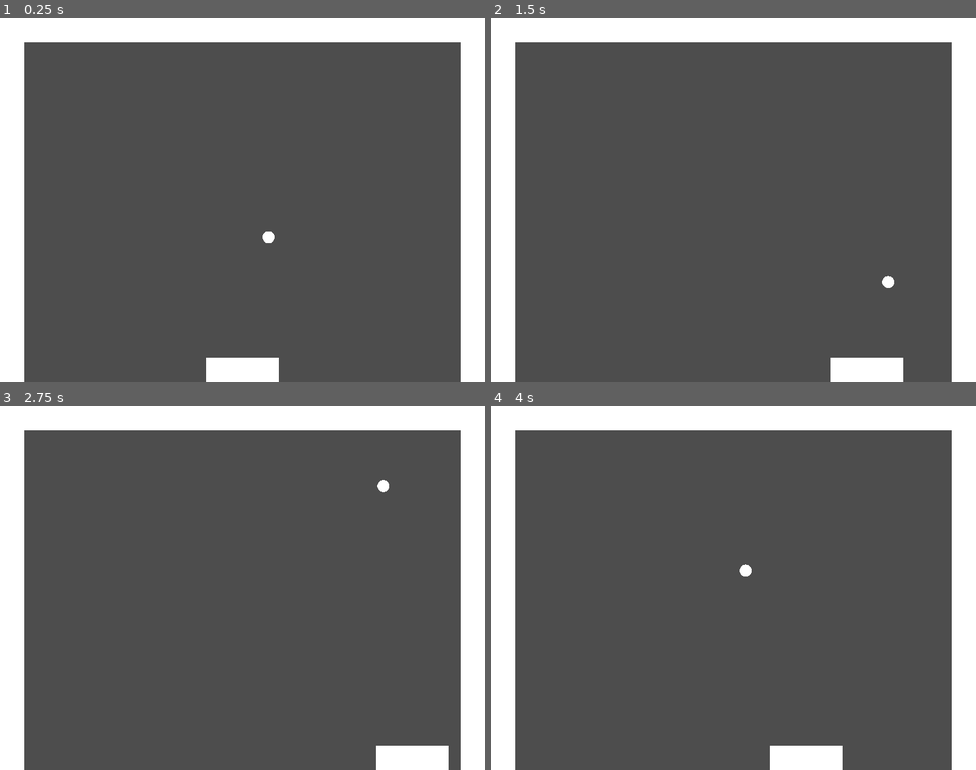
Above: before the commit, frames 1-4 (two rows, left to right).
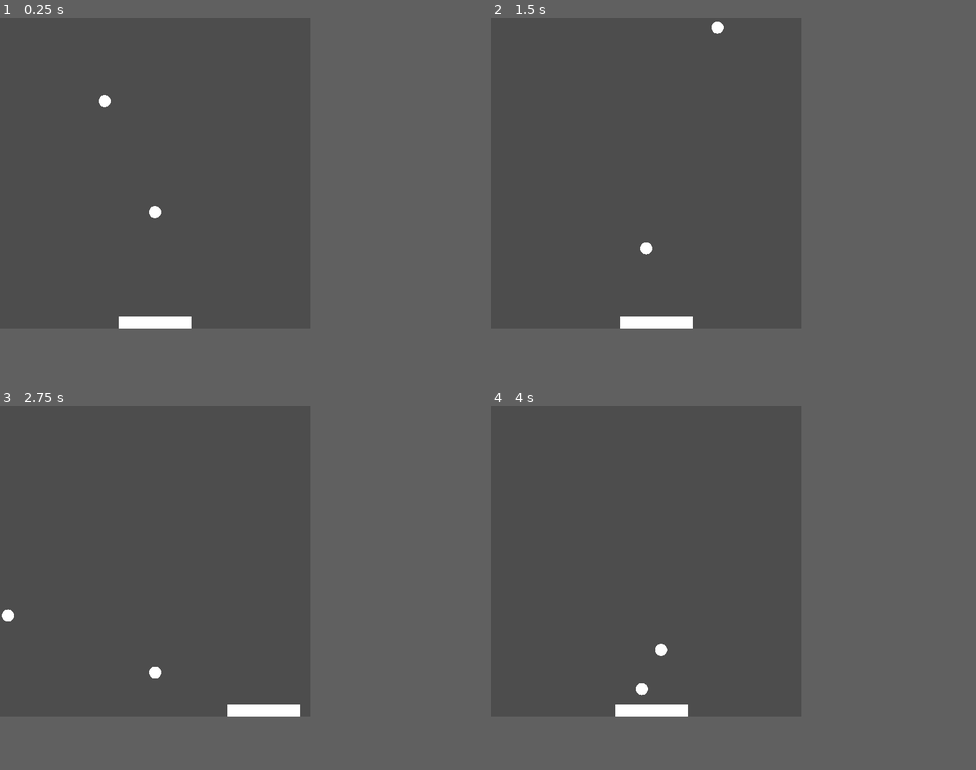
Above: after the commit, the same moments.

Repository: bodnardavid98/khhiwp-neural-network
Game: Godot game, scene res://Main.tscn
Same seed, same stepped clock (60 frames per second), same inputs: the game is played once before the commit and once after it.
Inputs:
- Up to frame 1 (0.25 s): no input
- Up to frame 2 (1.5 s): hold Right (ui_right) 0.53-1.28 s; hold Left (ui_left) from 1.28 s (still down)
- Up to frame 3 (2.75 s): release Left (ui_left) at 2.03 s; hold Right (ui_right) from 2.03 s (still down)
- Up to frame 4 (4 s): release Right (ui_right) at 3.53 s; hold Left (ui_left) from 3.53 s (still down)
In our replay, the window is 800x600 before the commit and 512x512 after it. These sizes can differ from the game's own. Grey fills any space a smaller window leaves; there, only what the larger window draws over its background counts as a difference.

The runs differ from the first frame. In frame 1, 18% of the frame differs, in the area x 0-100%, y 0-100%; in frame 2, 18%; in frame 3, 18%; in frame 4, 18%.

Commit message:
No walls, random target, point counter, pong paddle physics, simpler sizes

Diff:
--- a/Main.tscn
+++ b/Main.tscn
@@ -3,12 +3,6 @@
 [ext_resource type="Script" uid="uid://c2xmpg8nxntc6" path="res://Scripts/Paddle.gd" id="1_glv2v"]
 [ext_resource type="Script" uid="uid://dk05068er63u4" path="res://Scripts/Main.gd" id="1_r0du0"]
 [ext_resource type="Script" uid="uid://dymevpadncmbt" path="res://Scripts/Ball.gd" id="2_uu6xs"]
-
-[sub_resource type="RectangleShape2D" id="RectangleShape2D_x6bgo"]
-size = Vector2(800, 40)
-
-[sub_resource type="RectangleShape2D" id="RectangleShape2D_rxg2q"]
-size = Vector2(40, 600)
 
 [sub_resource type="RectangleShape2D" id="RectangleShape2D_ggkey"]
 size = Vector2(120, 40)
@@ -17,35 +11,6 @@
 
 [node name="Main" type="Node2D" unique_id=533963994]
 script = ExtResource("1_r0du0")
-
-[node name="Walls" type="Node2D" parent="." unique_id=2008858145]
-
-[node name="Top" type="StaticBody2D" parent="Walls" unique_id=1353352690]
-position = Vector2(400, 20)
-
-[node name="CollisionShape2D" type="CollisionShape2D" parent="Walls/Top" unique_id=1372720614]
-shape = SubResource("RectangleShape2D_x6bgo")
-
-[node name="Polygon2D" type="Polygon2D" parent="Walls/Top" unique_id=1158021461]
-polygon = PackedVector2Array(-400, -20, 400, -20, 400, 20, -400, 20)
-
-[node name="Left" type="StaticBody2D" parent="Walls" unique_id=919825143]
-position = Vector2(20, 300)
-
-[node name="CollisionShape2D" type="CollisionShape2D" parent="Walls/Left" unique_id=780398328]
-shape = SubResource("RectangleShape2D_rxg2q")
-
-[node name="Polygon2D" type="Polygon2D" parent="Walls/Left" unique_id=1483458287]
-polygon = PackedVector2Array(-20, -300, 20, -300, 20, 300, -20, 300)
-
-[node name="Right" type="StaticBody2D" parent="Walls" unique_id=19206930]
-position = Vector2(780, 300)
-
-[node name="CollisionShape2D" type="CollisionShape2D" parent="Walls/Right" unique_id=1729517685]
-shape = SubResource("RectangleShape2D_rxg2q")
-
-[node name="Polygon2D" type="Polygon2D" parent="Walls/Right" unique_id=453863946]
-polygon = PackedVector2Array(-20, -300, 20, -300, 20, 300, -20, 300)
 
 [node name="Paddle" type="CharacterBody2D" parent="." unique_id=1733562431]
 position = Vector2(400, 580)
@@ -67,3 +32,10 @@
 [node name="Polygon2D" type="Polygon2D" parent="Ball/CollisionShape2D" unique_id=173547009]
 position = Vector2(1, 1)
 polygon = PackedVector2Array(-11, -3, -9, -7, -6, -10, -1, -11, 3.90625, -10, 7, -7, 9, -3, 9, 1, 8, 3, 7, 5, 4, 8, -1, 9, -6, 8, -9, 5, -10, 3, -11, 1)
+
+[node name="Target" type="CharacterBody2D" parent="." unique_id=710340404]
+position = Vector2(800, 600)
+
+[node name="Polygon2D" type="Polygon2D" parent="Target" unique_id=1786937473]
+position = Vector2(1, 1)
+polygon = PackedVector2Array(-11, -3, -9, -7, -6, -10, -1, -11, 3.90625, -10, 7, -7, 9, -3, 9, 1, 8, 3, 7, 5, 4, 8, -1, 9, -6, 8, -9, 5, -10, 3, -11, 1)
--- a/Scripts/Ball.gd
+++ b/Scripts/Ball.gd
@@ -1,19 +1,53 @@
 extends CharacterBody2D
 
-@export var speed: float = 300.0
+@export var speed: float = 256
 
-var direction := Vector2(0.7, 1.0).normalized()
+var target_position: Vector2
+
 
 func _ready() -> void:
-	velocity = direction * speed
+	reset_ball(global_position)
+
+
+func reset_ball(position: Vector2) -> void:
+	global_position = position
+
+	# Start by moving downward.
+	velocity = Vector2(0, 1).normalized() * speed
+
 
 func _physics_process(delta: float) -> void:
 	var collision := move_and_collide(velocity * delta)
 
 	if collision:
-		var normal := collision.get_normal()
+		var collider = collision.get_collider()
 
-		velocity = velocity.bounce(normal)
+		if collider is CharacterBody2D and collider.name == "Paddle":
+			bounce_from_paddle(collider)
+		else:
+			var normal := collision.get_normal()
+			velocity = velocity.bounce(normal)
+			velocity = velocity.normalized() * speed
 
-		# Keep the speed constant after bouncing.
-		velocity = velocity.normalized() * speed
+
+func bounce_from_paddle(paddle: CharacterBody2D) -> void:
+	var paddle_half_width := 60.0
+
+	# -1 = left edge of paddle
+	#  0 = center
+	# +1 = right edge
+	var hit_position := (
+		global_position.x - paddle.global_position.x
+	) / paddle_half_width
+
+	hit_position = clamp(hit_position, -1.0, 1.0)
+
+	# Maximum angle away from vertical.
+	var max_angle := deg_to_rad(60.0)
+	var angle := hit_position * max_angle
+
+	# 0 degrees = straight upward.
+	velocity = Vector2(
+		sin(angle),
+		-cos(angle)
+	) * speed
--- a/Scripts/Main.gd
+++ b/Scripts/Main.gd
@@ -1,6 +1,47 @@
 extends Node2D
 
 @onready var paddle: CharacterBody2D = $Paddle
+@onready var ball: CharacterBody2D = $Ball
+@onready var target: Node2D = $Target
+
+var score: int = 0
+const BALL_RADIUS := 10
+
+func _ready() -> void:
+	randomize()
+	reset_game()
+
 
 func _physics_process(delta: float) -> void:
 	paddle.set_control(Input.get_axis("ui_left", "ui_right"))
+
+	if ball.global_position.y < 0 || 512 < ball.global_position.y || ball.global_position.x < 0 || 512 < ball.global_position.x:
+		change_score(-1)
+		return
+
+	# Ball reached the target.
+	if ball.global_position.distance_to(ball.target_position) <= BALL_RADIUS * 2.0:
+		change_score(1)
+		return
+
+
+func change_score(amount: int) -> void:
+	score += amount
+	print("Score: ", score)
+
+	reset_game()
+
+
+func reset_game() -> void:
+	# Center paddle.
+	paddle.global_position = Vector2(256, 512)
+	paddle.set_control(0.0)
+
+	# Center ball.
+	ball.reset_ball(Vector2(256, 256))
+
+	# Generate a new target.
+	ball.target_position = Vector2(randf_range(0, 512), randf_range(0, 512))
+	target.global_position = ball.target_position
+
+	print("Target: ", ball.target_position)
--- a/Scripts/Paddle.gd
+++ b/Scripts/Paddle.gd
@@ -1,6 +1,6 @@
 extends CharacterBody2D
 
-@export var speed: float = 400.0
+@export var speed: float = 256
 
 var control: float = 0.0
 
@@ -15,4 +15,5 @@
 	move_and_slide()
 
 	# Keep the paddle inside the play area.
-	global_position.x = clamp(global_position.x, 60.0, 740.0)
+	global_position.x = clamp(global_position.x, 0, 512)
+	global_position.y = 512
--- a/project.godot
+++ b/project.godot
@@ -17,23 +17,10 @@
 
 [display]
 
-window/size/viewport_width=800
-window/size/viewport_height=600
+window/size/viewport_width=512
+window/size/viewport_height=512
 window/stretch/mode="canvas_items"
 window/stretch/aspect="expand"
-
-[input]
-
-paddle_left={
-"deadzone": 0.0,
-"events": [Object(InputEventKey,"resource_local_to_scene":false,"resource_name":"","device":16,"window_id":0,"alt_pressed":false,"shift_pressed":false,"ctrl_pressed":false,"meta_pressed":false,"pressed":false,"keycode":0,"physical_keycode":65,"key_label":0,"unicode":0,"location":0,"echo":false,"script":null)
-]
-}
-paddle_right={
-"deadzone": 0.0,
-"events": [Object(InputEventKey,"resource_local_to_scene":false,"resource_name":"","device":-1,"window_id":0,"alt_pressed":false,"shift_pressed":false,"ctrl_pressed":false,"meta_pressed":false,"pressed":false,"keycode":0,"physical_keycode":68,"key_label":0,"unicode":100,"location":0,"echo":false,"script":null)
-]
-}
 
 [physics]
 
